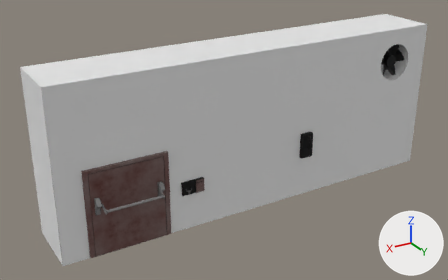
One commit to the FBX model Assets/Meshes/DooredWall.fbx: the scene before it, then after it.
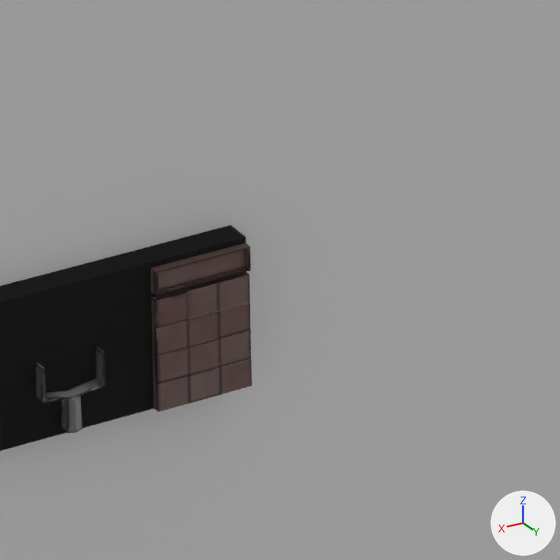
There are two pictures of each version: one whole from a 50 mm lens placed at (6.35, 6.54, 4.55), pointed at (0.55, -3.12, -0.28), one close up on the part from 41% to 51% of the width and 56% to 73% of the height. Arrows for +X, +Y and +Z are at lower right; the lights stay in place.

The first close-up shows 'Wall.005'.
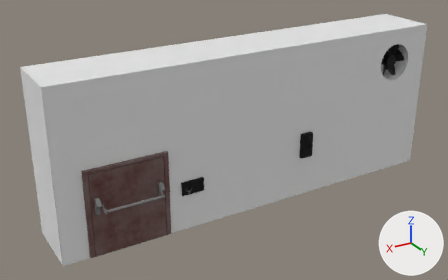
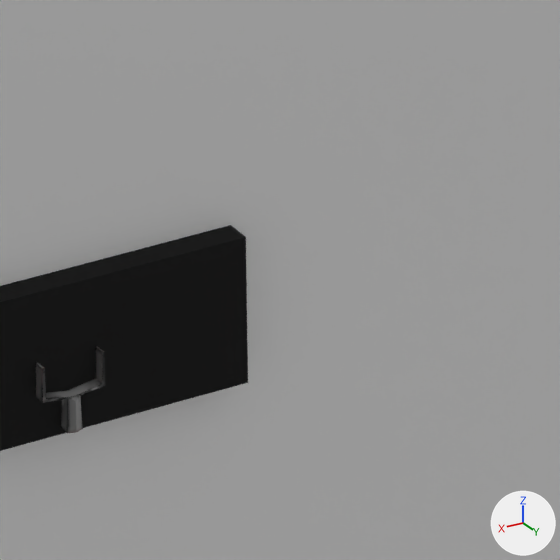
The newer file is also turned or shifted as a whole; pictures and numbers use the older file's frame.

Where the change shows, as pixel boxes [x1, y1, x2, y2] in the close-ups (560 x 560 px):
part 1 of me_cube_022, deleted (brown)
    before: [151, 272, 252, 412]
part 2 of me_cube_022, deleted (brown)
    before: [151, 243, 251, 296]

Patch to the scene script:
```diff
--- a/Assets/Meshes/DooredWall.fbx.py
+++ b/Assets/Meshes/DooredWall.fbx.py
@@ me_cube_022 @@
 me_cube_022.from_pydata(...)  # 10029 vertices, 10008 faces; spans x -4.12..4.12, y -1.18..0.4, z -1.6..1.6
 # used by ob_wall_005; location = (0.0, -2.544, 0.0)
+# me_cube_022 part 1: the loose piece of 88 vertices spanning x 1.39..1.55, y 0.1..0.11, z -0.86..-0.67 is deleted
+# me_cube_022 part 2: the loose piece of 16 vertices spanning x 1.39..1.55, y 0.08..0.11, z -0.66..-0.62 is deleted
 me_cube_022.materials.append(mat_material)
```
